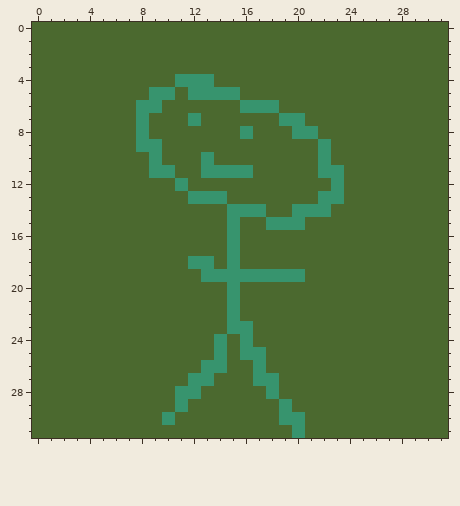
A pixel-art sprite gets an edit: assets/pcPortrait.png. The first picture shows the starting point.
The file is 32x32 pixels.
Now the later version:
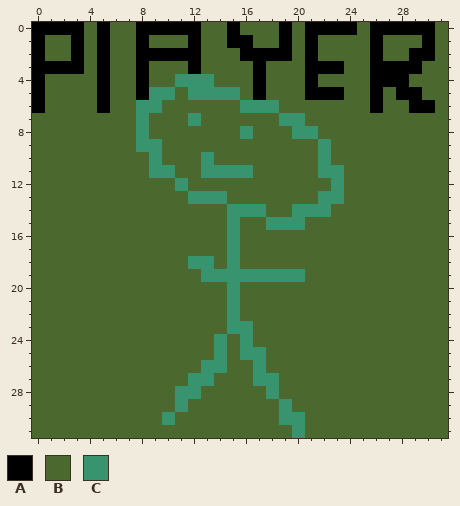
Palette (. is transparent): A #000000  B #4b692f  C #37946e
Commit message: character portraits functionality added
Changes in this commit:
@@ x 0..31 @@
- 0 BBBBBBBBBBBBBBBBBBBBBBBBBBBBBBBB
- 1 BBBBBBBBBBBBBBBBBBBBBBBBBBBBBBBB
- 2 BBBBBBBBBBBBBBBBBBBBBBBBBBBBBBBB
- 3 BBBBBBBBBBBBBBBBBBBBBBBBBBBBBBBB
- 4 BBBBBBBBBBBCCCBBBBBBBBBBBBBBBBBB
- 5 BBBBBBBBBCCBCCCCBBBBBBBBBBBBBBBB
- 6 BBBBBBBBCCBBBBBBCCCBBBBBBBBBBBBB
+ 0 AAAABABBAAAAABBABBBABAAAABAAAAAB
+ 1 ABBABABBABBBABBAABBABABBBBABBBAB
+ 2 ABBABABBAAAAABBBAAAABABBBBABBAAB
+ 3 AAAABABBABBBABBBBABBBAAABBAAAABB
+ 4 ABBBBABBABBCCCBBBABBBABBBBAAABBB
+ 5 ABBBBABBACCBCCCCBABBBAAABBABAABB
+ 6 ABBBBABBCCBBBBBBCCCBBBBBBBABBAAB
  7 BBBBBBBBCBBBCBBBBBBCCBBBBBBBBBBB
Boxes around the changes in both pictures, in picture pixels (x1, y1, x2, y2):
changed: (32, 22, 435, 113)
